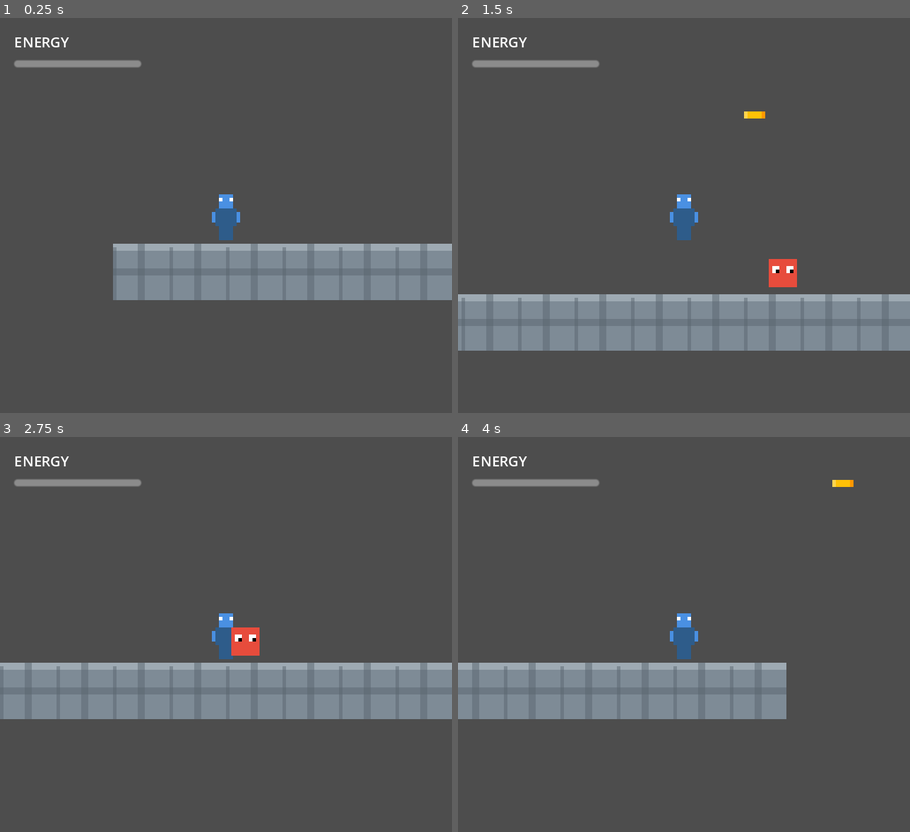
Above: before the commit, frames 1-4 (two rows, left to right).
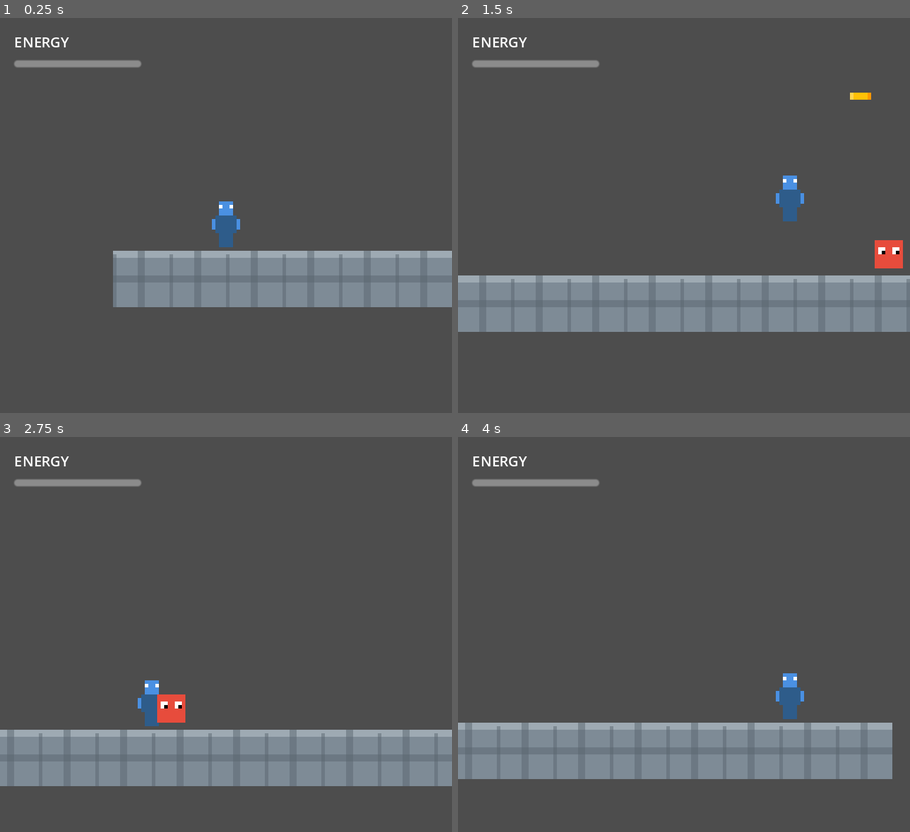
Above: after the commit, the same moments.

Repository: kabuumu/godot-platformer
Game: Godot game, scene res://scenes/main.tscn
The game is run twice, just before and just after one commit, with the same random seed, the same clock (stepped at 60 frames per second) and the same inputs.
Inputs:
- Up to frame 1 (0.25 s): no input
- Up to frame 2 (1.5 s): tap Enter at 0.5 s; hold D (move_right) from 0.53 s (still down); tap X (shoot) at 0.6, 1.35 s; tap Space (jump) at 0.77 s
- Up to frame 3 (2.75 s): tap Space (jump) at 1.52 s; release D (move_right) at 2.03 s; hold A (move_left) from 2.03 s (still down); tap X (shoot) at 2.1 s
- Up to frame 4 (4 s): release A (move_left) at 2.78 s; hold D (move_right) from 2.78 s (still down); tap X (shoot) at 2.85, 3.6 s; tap Space (jump) at 3.02, 3.77 s

The runs differ from the first frame. In frame 1, 4.1% of the frame differs, in the area x 25-100%, y 44-74%; in frame 2, 13%; in frame 3, 30%, in the area x 0-100%, y 44-89%; in frame 4, 25%.

Commit message:
Implement camera deadzone system for softer movement
Co-authored-by: kabuumu <17453872+kabuumu@users.noreply.github.com>

Diff:
--- a/scenes/player.tscn
+++ b/scenes/player.tscn
@@ -1,7 +1,8 @@
-[gd_scene load_steps=4 format=3 uid="uid://c7j1yqx8nxjxe"]
+[gd_scene load_steps=5 format=3 uid="uid://c7j1yqx8nxjxe"]
 
 [ext_resource type="Script" path="res://scripts/player.gd" id="1_player"]
 [ext_resource type="Texture2D" uid="uid://b3h8jj5y5oqxe" path="res://assets/sprites/player.svg" id="2_texture"]
+[ext_resource type="Script" path="res://scripts/camera.gd" id="3_camera"]
 
 [sub_resource type="RectangleShape2D" id="RectangleShape2D_player"]
 size = Vector2(12, 14)
@@ -70,3 +71,4 @@
 
 [node name="Camera2D" type="Camera2D" parent="."]
 zoom = Vector2(2, 2)
+script = ExtResource("3_camera")
--- /dev/null
+++ b/scripts/camera.gd
@@ -0,0 +1,50 @@
+extends Camera2D
+
+# Camera deadzone settings - camera only moves when player exits these bounds
+# These values define a box around the current camera center (in pixels)
+@export var deadzone_width = 64.0  # Horizontal deadzone (32 pixels each side from center)
+@export var deadzone_height = 48.0  # Vertical deadzone (24 pixels each side from center)
+
+# Smoothing speed for camera movement when following player
+@export var follow_speed = 5.0
+
+# Target position for smooth camera movement
+var target_position = Vector2.ZERO
+
+func _ready():
+	# Initialize target position to current camera position
+	target_position = global_position
+	# Disable built-in smoothing as we're doing custom smoothing
+	position_smoothing_enabled = false
+
+func _process(delta):
+	# Get the player (parent node)
+	var player = get_parent() as CharacterBody2D
+	if not player:
+		return
+
+	# Calculate player position relative to camera center
+	var player_offset = player.global_position - target_position
+
+	# Calculate deadzone boundaries
+	var half_deadzone_width = deadzone_width / 2.0
+	var half_deadzone_height = deadzone_height / 2.0
+
+	# Adjust target position if player is outside deadzone
+	# Horizontal deadzone check
+	if player_offset.x > half_deadzone_width:
+		target_position.x += player_offset.x - half_deadzone_width
+	elif player_offset.x < -half_deadzone_width:
+		target_position.x += player_offset.x + half_deadzone_width
+
+	# Vertical deadzone check
+	if player_offset.y > half_deadzone_height:
+		target_position.y += player_offset.y - half_deadzone_height
+	elif player_offset.y < -half_deadzone_height:
+		target_position.y += player_offset.y + half_deadzone_height
+
+	# Smoothly move camera towards target position
+	global_position = global_position.lerp(target_position, follow_speed * delta)
+
+	# Snap to nearest pixel for pixel-perfect rendering
+	global_position = global_position.round()
